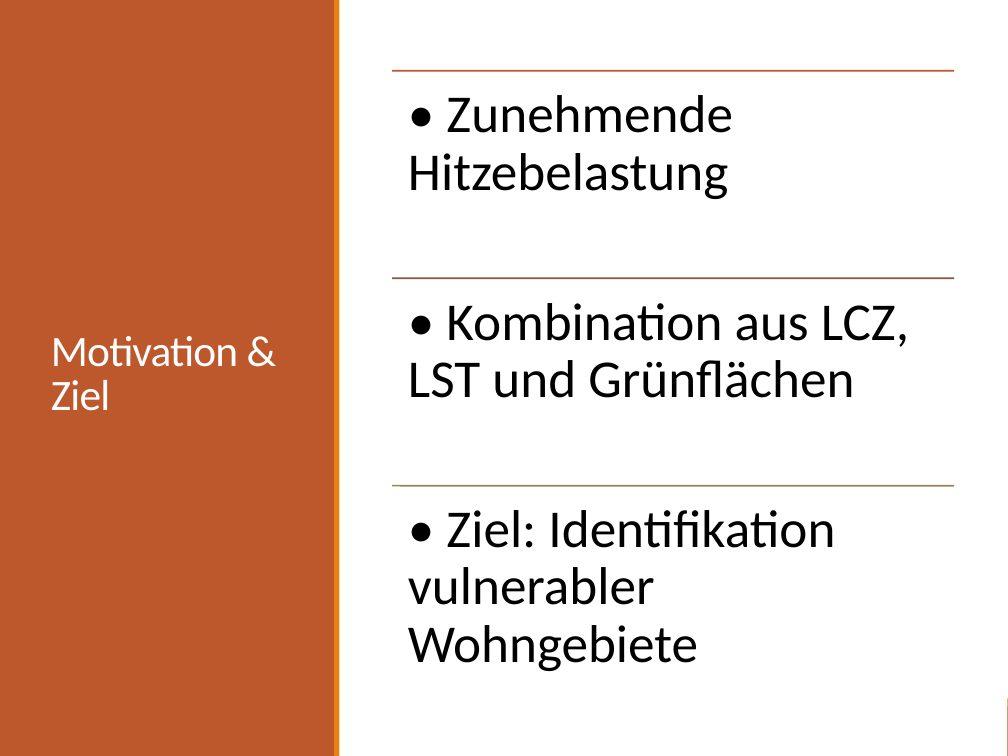
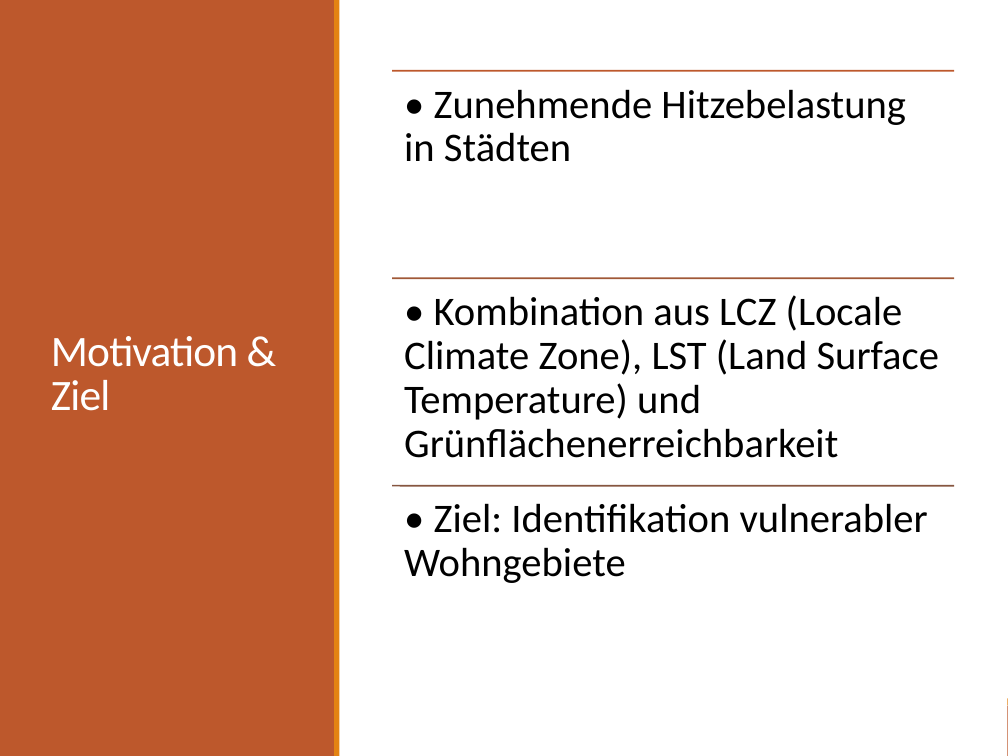
Before and after one commit to leonfallair/Climate_action, a slide deck: slide 3 of final_submission/Wiesbaden_Faller.pptx (slide 2 before the commit). Drawn at 1008x756 pixels with LibreOffice and Linux fonts; fonts in the diff are those of the drawing. Boxes give left, top, right and bottom in pixels: in the first picture for what was removed or moved away, otherwise in the second. Text is boxed around its words. In the diff, an @@ line names an element or a change of style, - is before the commit and + after.

```diff
--- a/final_submission/Wiesbaden_Faller.pptx
+++ b/final_submission/Wiesbaden_Faller.pptx
@@ text at (404, 89, 906, 162): text changed; size 38 to 29 pt @@
-• Zunehmende Hitzebelastung
+• Zunehmende Hitzebelastung in Städten
@@ line (392, 278) - (954, 278): stroke #865640 1.25 pt to #A05837 1.25 pt @@
@@ text at (404, 295, 939, 458): text changed; size 38 to 29 pt @@
-• Kombination aus LCZ, LST und Grünflächen
+• Kombination aus LCZ (Locale Climate Zone), LST (Land Surface Temperature) und Grünflächenerreichbarkeit
@@ text "• Ziel: Identifikation vulnerabler Wohngebiete" at (404, 503, 928, 583): size 38 to 29 pt; less space between paragraphs @@
@@ line (392, 486) - (954, 486): stroke #9B8357 1.25 pt to #865640 1.25 pt @@
```
Also in this commit, not shown: 4 other slides changed, 3 slides added, 2 slides removed.
